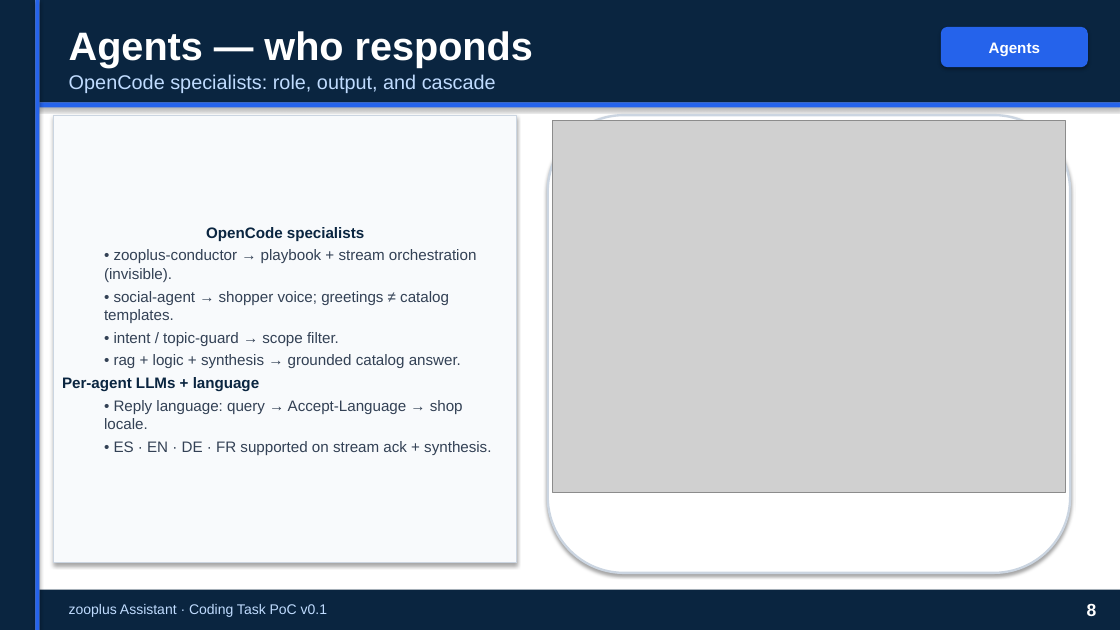
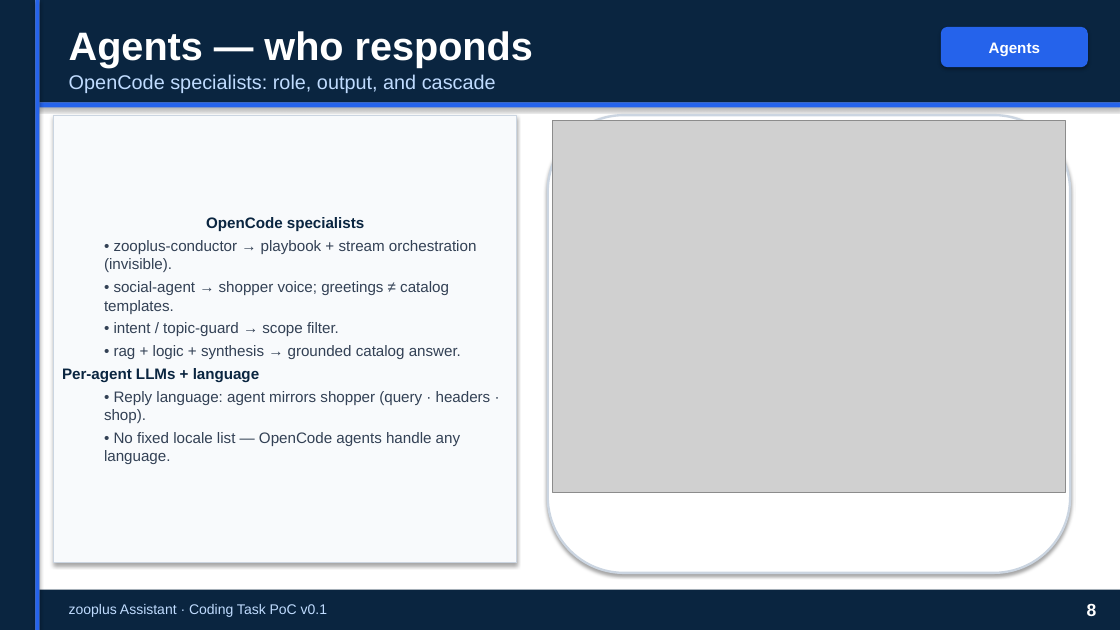
Before and after one commit to peluzzza/PoCAssistantZooplus, a slide deck: slide 8 of docs/deliverables/v0.1/zooplus-assistant-interview-15min-pro.pptx. Drawn at 1120x630 pixels with LibreOffice and Linux fonts; fonts in the diff are those of the drawing; grey boxes stand for pictures. Boxes give left, top, right and bottom in pixels: in the first picture for what was removed or moved away, otherwise in the second. Text is boxed around its words. In the diff, an @@ line names an element or a change of style, - is before the commit and + after.

```diff
--- a/docs/deliverables/v0.1/zooplus-assistant-interview-15min-pro.pptx
+++ b/docs/deliverables/v0.1/zooplus-assistant-interview-15min-pro.pptx
@@ text in rectangle at [104,391,491,464]: text changed @@
-  • Reply language: query → Accept-Language → shop locale.
-  • ES · EN · DE · FR supported on stream ack + synthesis.
+  • Reply language: agent mirrors shopper (query · headers · shop).
+  • No fixed locale list — OpenCode agents handle any language.
```
Also in this commit, not shown: 3 other slides changed, 3 other files.
